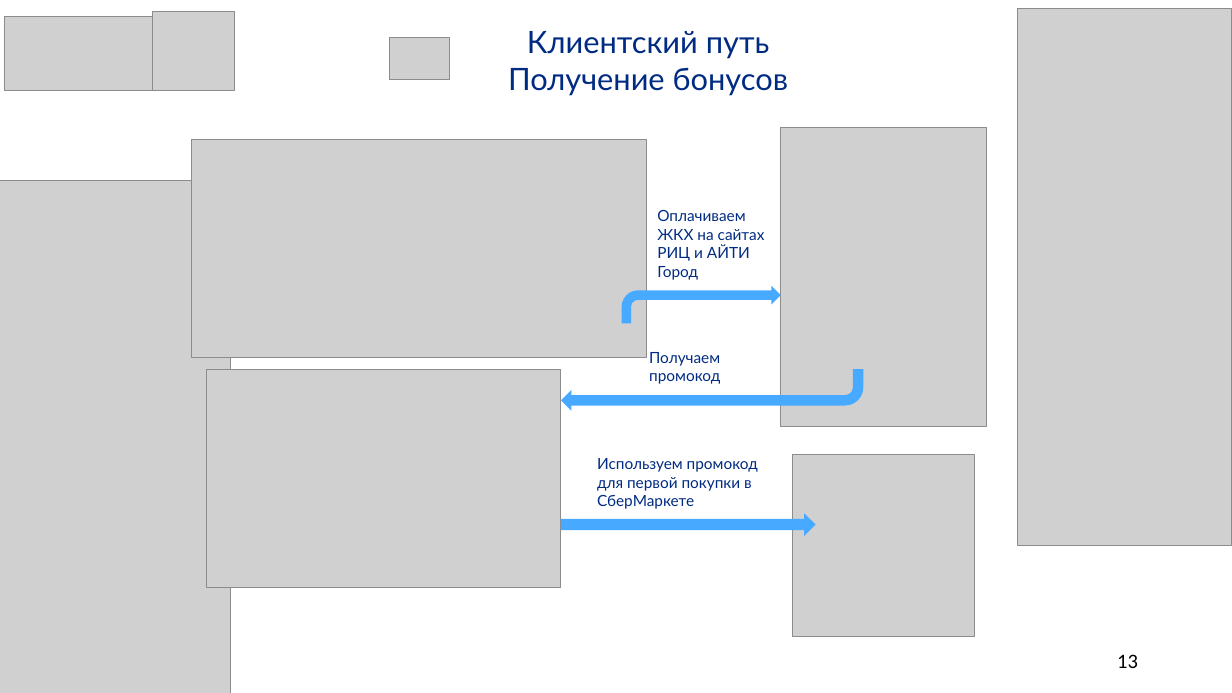
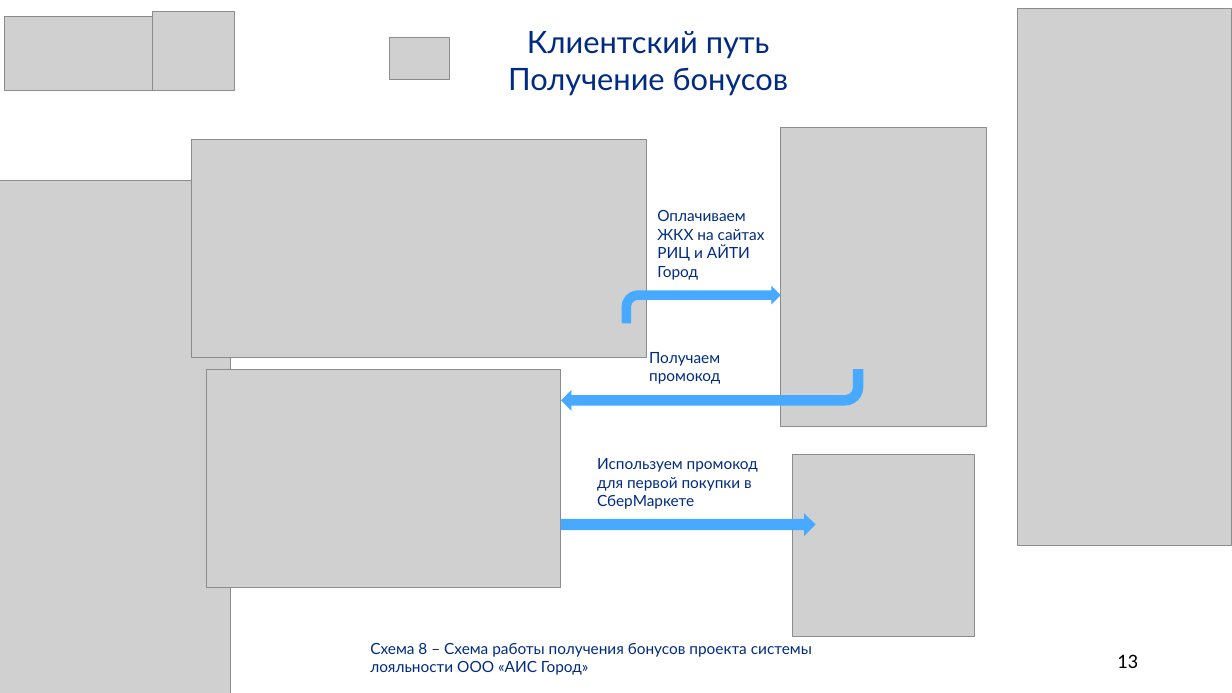
Before and after one commit to SalminaTatyana/DiplomNote, a slide deck: slide 13 of Иванова.pptx. Drawn at 1232x693 pixels with LibreOffice and Linux fonts; fonts in the diff are those of the drawing; grey boxes stand for pictures. Boxes give left, top, right and bottom in pixels: in the first picture for what was removed or moved away, otherwise in the second. Text is boxed around its words. In the diff, an @@ line names an element or a change of style, - is before the commit and + after.

```diff
--- a/Иванова.pptx
+++ b/Иванова.pptx
@@ text added at [370,643,812,675], 12 pt, text #002B82 @@
+Схема 8 – Схема работы получения бонусов проекта системы лояльности ООО «АИС Город»
```
Also in this commit, not shown: 10 other slides changed.
